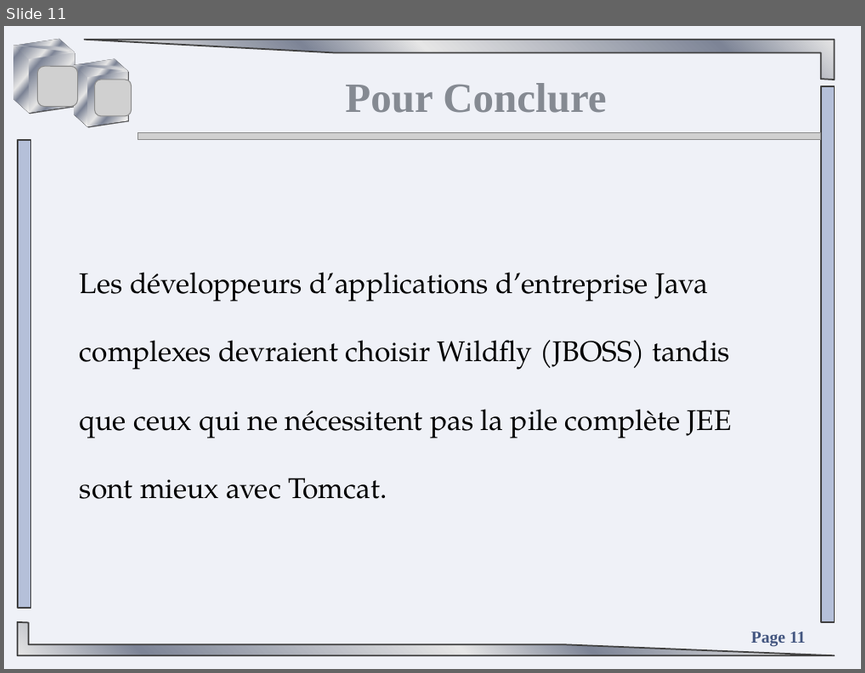
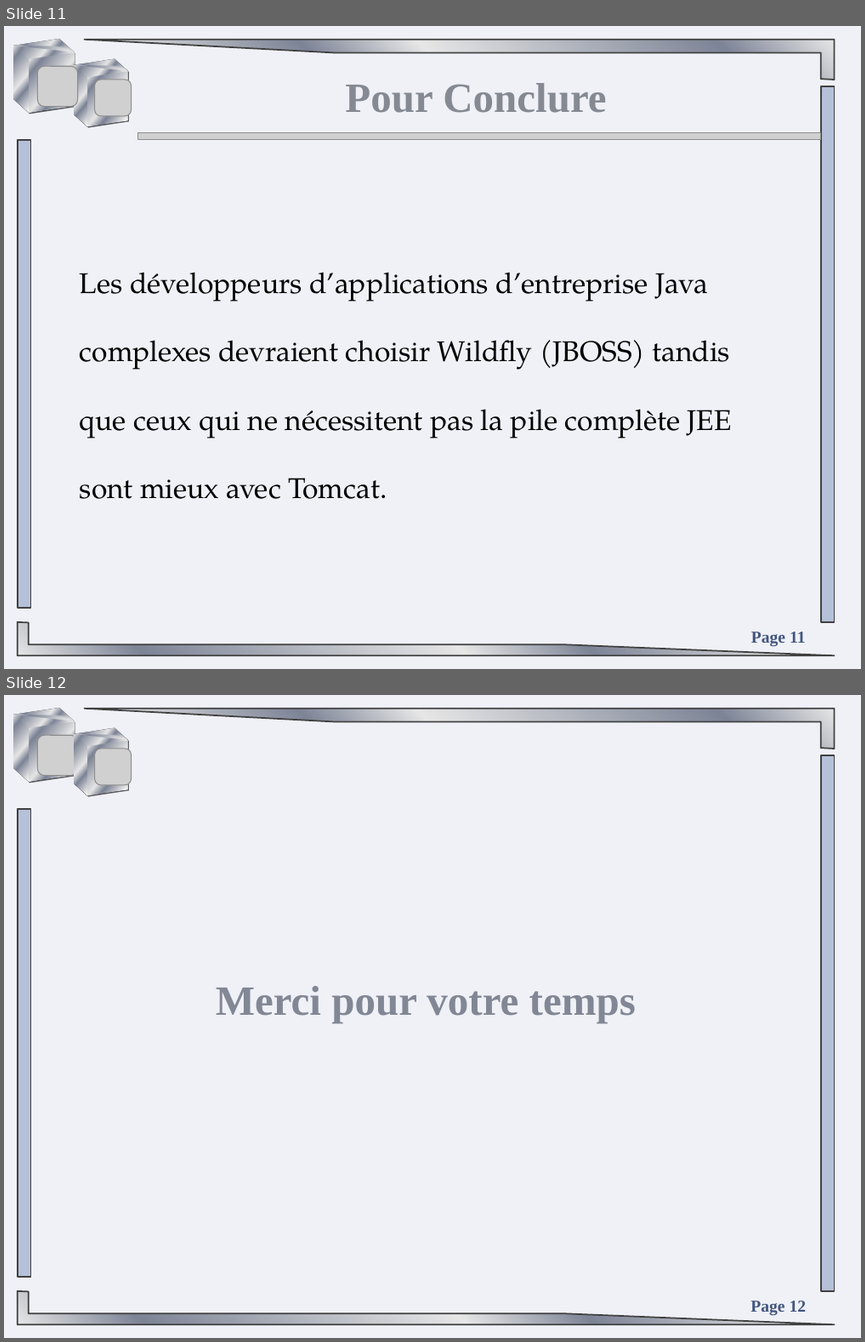
Before and after one commit to TahaniKarroum/WILDFLY, a slide deck: Presentation wildfly.pptx. Shown one above the other, each under a label of ours: slide 11 before the commit, slides 11 and 12 after it. The pictures are 865x673 and 865x1342 pixels, drawn with LibreOffice and Linux fonts; fonts in the diff are those of the drawing; grey boxes stand for pictures. Boxes give left, top, right and bottom in pixels: in the first picture for what was removed or moved away, otherwise in the second. Text is boxed around its words. In the diff, an @@ line names an element or a change of style, - is before the commit and + after.

```diff
--- a/Presentation wildfly.pptx
+++ b/Presentation wildfly.pptx
@@ slide 12 added at (4,695,861,1338), background #EFF1F7 @@
@@ cube added at (11,709,78,782), fill gradient #FFFFFF to #E6E6E6 to #7D8496, outline #777C84 1 pt @@
@@ half frame added at (85,709,834,749), fill gradient #FFFFFF to #E6E6E6 to #7D8496, outline #404040 1.25 pt @@
@@ picture added at (37,735,78,776) @@
@@ cube added at (71,728,131,795), fill gradient #FFFFFF to #E6E6E6 to #7D8496, outline #777C84 1 pt @@
@@ picture added at (95,748,132,785) @@
@@ rectangle added at (821,755,834,1291), fill #B5C0D9, outline #404040 1.25 pt @@
@@ rectangle added at (18,809,31,1276), fill #B5C0D9, outline #404040 1.25 pt @@
@@ text added at (216,986,636,1022), 35 pt, text gradient #383D45 to #818895 to #F3F4F5, bold @@
+Merci pour votre temps
@@ half frame added at (18,1291,834,1324), fill gradient #FFFFFF to #E6E6E6 to #7D8496, outline #404040 1.25 pt @@
@@ text added at (750,1300,806,1315), 14 pt, text #42557F, bold @@
+Page 12
```
Also in this commit, not shown: 2 slides changed.
